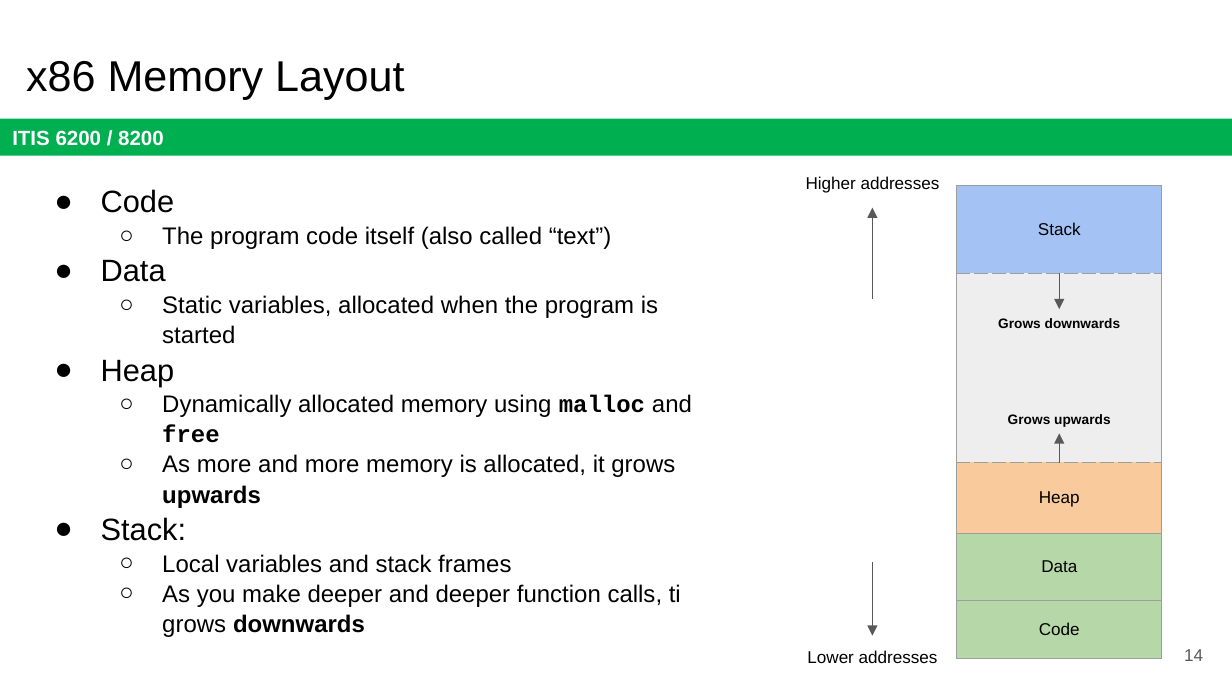
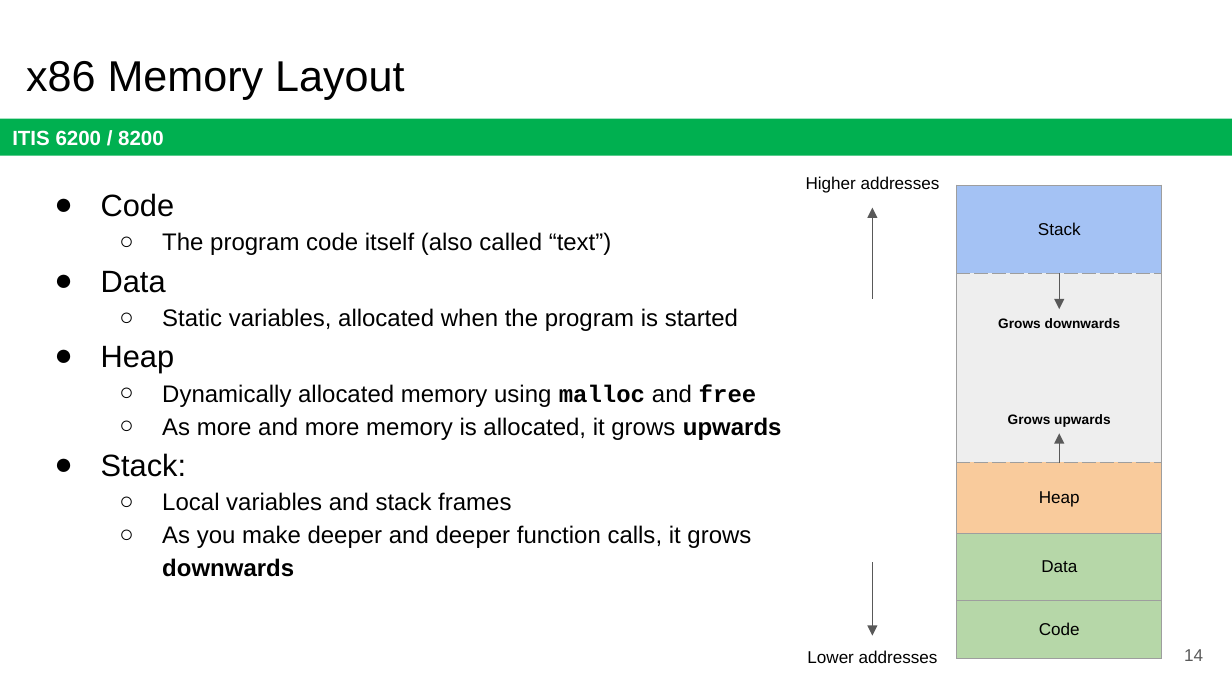
Before and after one commit to jx5c/github.io, a slide deck: slide 14 of teaching/ITIS6200/2023fa/lectures/lec19.x86 Assembly and Call Stack.pptx. Drawn at 1232x693 pixels with LibreOffice and Linux fonts; fonts in the diff are those of the drawing. Boxes give left, top, right and bottom in pixels: in the first picture for what was removed or moved away, otherwise in the second. Text is boxed around its words. In the diff, an @@ line names an element or a change of style, - is before the commit and + after.

```diff
--- a/teaching/ITIS6200/2023fa/lectures/lec19.x86 Assembly and Call Stack.pptx
+++ b/teaching/ITIS6200/2023fa/lectures/lec19.x86 Assembly and Call Stack.pptx
@@ text at [101,193,782,511]: line spacing 1.05 to 1.15 @@
@@ text at [162,525,751,577]: text changed @@
-  ○ As you make deeper and deeper function calls, ti grows downwards
+  ○ As you make deeper and deeper function calls, it grows downwards
```
Also in this commit, not shown: 10 other slides changed, 8 other files.
